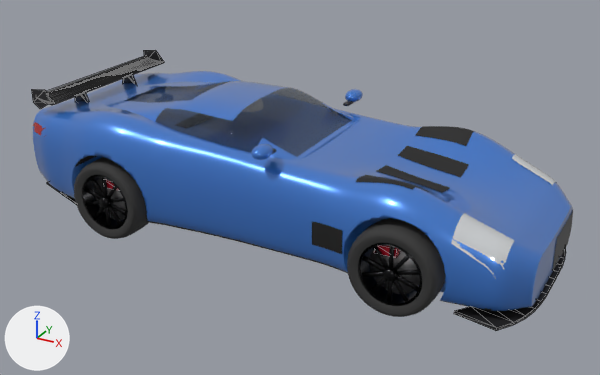
Two versions of the glTF model modules/graphics/cars/v8_front_gt.glb, one commit apart.
Both versions are drawn from a camera (50 mm lens) standing at (3.33, -5.86, 3.33) and looking at (0.14, -0.07, 0.44). The lights are fixed; the arrows at lower left show +X, +Y and +Z. The first picture is the older version. Mesh edges are drawn as thin lines on the coarser meshes. Where no turn or scale is listed for an object, it has been applied to the vertices.

Names of what the first picture shows: 'body', 'bumper_front', 'bumper_rear', 'cabin', 'splitter', 'wheel_fr_spin', 'wheel_rr_spin', 'wing_rear' and 5 more.
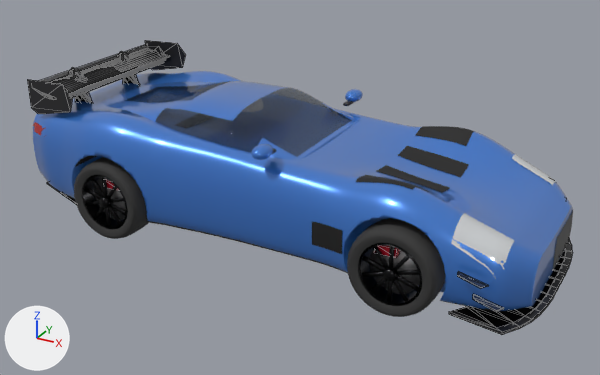
Boxes (x1, y1, x2, y2) around the edits, measured in the pictures (600 x 375 px):
'wing_rear_up3', added
    after: (27, 40, 186, 114)
'splitter_up', added
    after: (449, 239, 572, 335)
'canards', added
    after: (457, 271, 504, 312)
'wing_rear_up2', added (mostly hidden)
    after: (70, 46, 166, 102)
'wing_rear', unchanged, covered by the edit
    before: (31, 50, 164, 109)
    after: (71, 50, 164, 102)
'splitter', unchanged, covered by the edit
    before: (454, 248, 566, 331)
    after: (457, 251, 566, 327)

The edits, one by one:
Mesh me_canards_001 is new.
It has 32 vertices, 48 faces and spans x 1.86..2.2, y -1.04..1.04, z 0.3..0.54.
It uses material mat_carbon (black #2c2c2f).
Mesh me_wing_rear_up3 is new.
It has 104 vertices, 174 faces and spans x -2.18..-1.67, y -0.82..0.82, z 0.94..1.29.
It uses material mat_carbon (black #2c2c2f).
Mesh me_wing_rear_up2 is new.
It has 88 vertices, 142 faces and spans x -2.18..-1.88, y -0.78..0.78, z 0.94..1.24.
It uses material mat_carbon (black #2c2c2f).
Mesh me_splitter_up is new.
It has 60 vertices, 88 faces and spans x 1.79..2.4, y -0.91..0.91, z 0.08..0.1.
It uses material mat_carbon (black #2c2c2f).
Object 'canards' (ob_canards) is new; it shows me_canards_001.
Its location is (0.0, 0.0, 0.0).
Object 'wing_rear_up3' (ob_wing_rear_up3) is new; it shows me_wing_rear_up3.
Its location is (0.0, 0.0, 0.0).
Object 'wing_rear_up2' (ob_wing_rear_up2) is new; it shows me_wing_rear_up2.
Its location is (0.0, 0.0, 0.0).
Object 'splitter_up' (ob_splitter_up) is new; it shows me_splitter_up.
Its location is (0.0, 0.0, 0.0).
